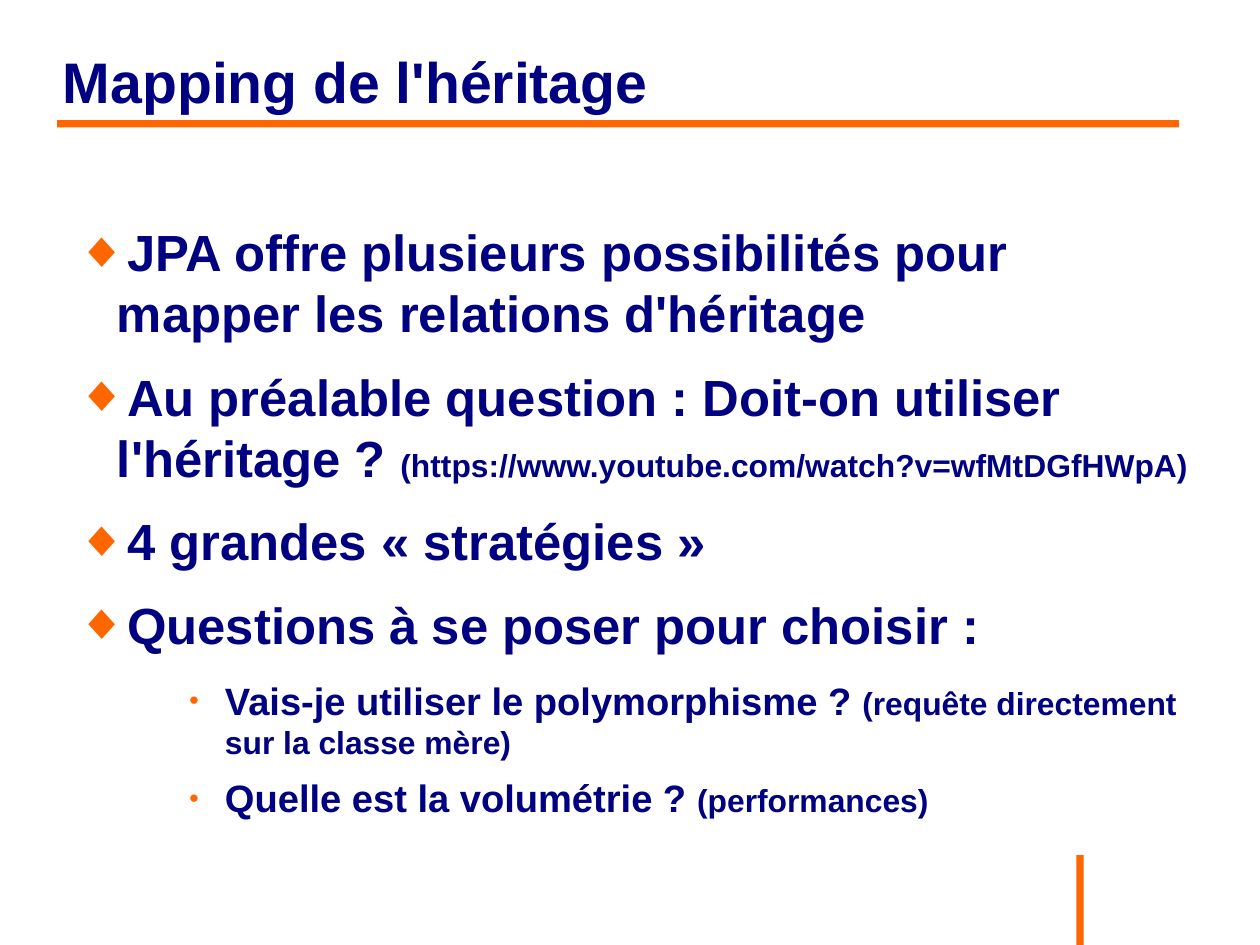
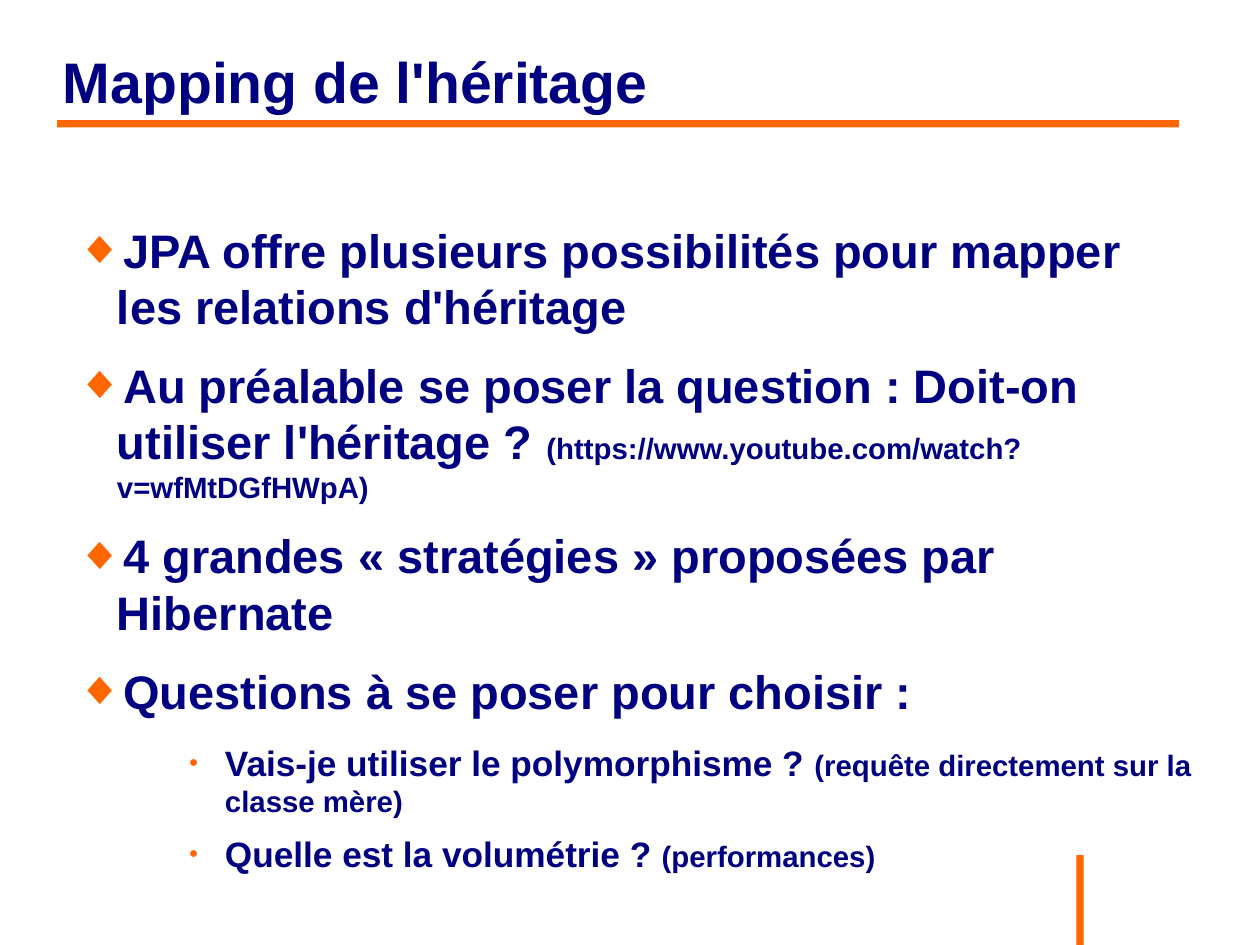
Before and after one commit to philphils/formation-hibernate-basique, a slide deck: slide 53 of Documentation/diapo_formation_hibernate.odp (slide 52 before the commit). Drawn at 1260x945 pixels with LibreOffice and Linux fonts; fonts in the diff are those of the drawing; background and template pictures are left out. Boxes give left, top, right and bottom in pixels: in the first picture for what was removed or moved away, otherwise in the second. Text is boxed around its words. In the diff, an @@ line names an element or a change of style, - is before the commit and + after.

```diff
--- a/Documentation/diapo_formation_hibernate.odp
+++ b/Documentation/diapo_formation_hibernate.odp
@@ text at (117, 233, 1191, 874): size 32 to 29.6 pt in "JPA offre plusieurs possibilités pour mapper les ...", "Questions à se poser pour choisir :"; size 24 to 22.2 pt in "Vais-je utiliser le polymorphisme ?", "Quelle est la volumétrie ?"; size 20 to 18.5 pt in "(requête directement sur la classe mère)", "(performances)" @@
@@ text at (117, 368, 1078, 631): text changed; size 32 to 29.6 pt @@
-◆ Au préalable question : Doit-on utiliser l'héritage ? (https://www.youtube.com/watch?v=wfMtDGfHWpA)
-◆ 4 grandes « stratégies »
+◆ Au préalable se poser la question : Doit-on utiliser l'héritage ? (https://www.youtube.com/watch?v=wfMtDGfHWpA)
+◆ 4 grandes « stratégies » proposées par Hibernate
```
Also in this commit, not shown: 26 other slides changed, 2 slides added, 1 slide removed.
